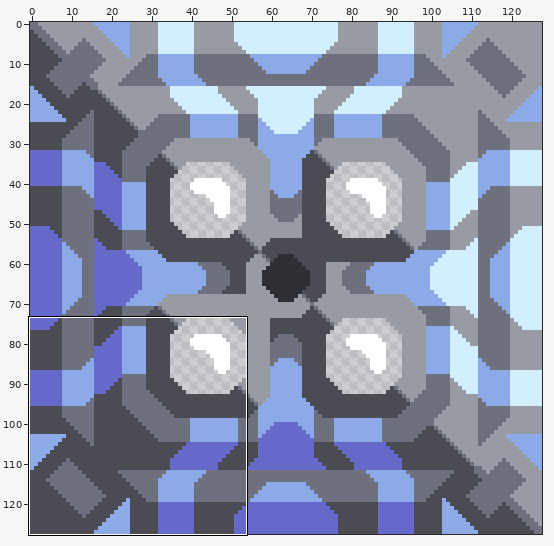
Sprite sheet, stored at sprites/blocks/production/advanced-vanilla/atmospheric-extractor.png. Above: a wide view before the commit, with the close-up outlined.
Close-up. The starting point:
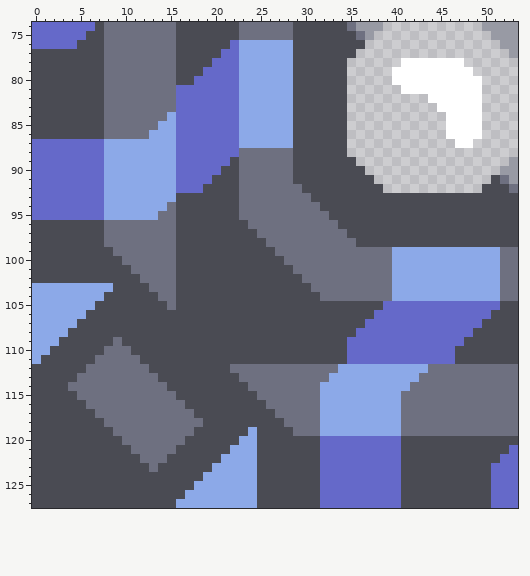
The file is 128x128 pixels. Shown: x 0..53, y 74..127. The commit also changed other parts of the picture, which this record leaves out.
After the commit:
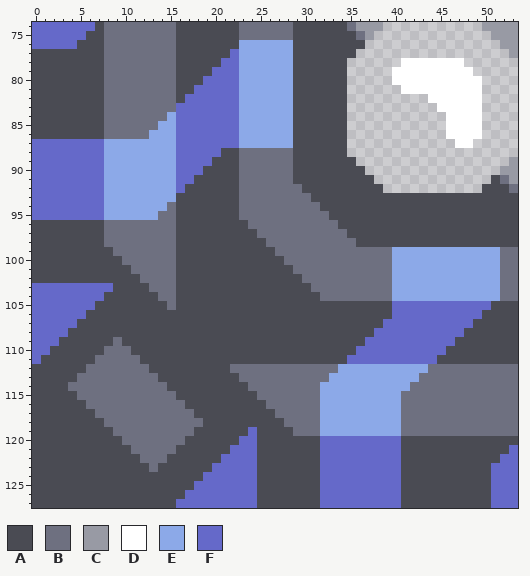
Palette (. is transparent): A #4a4b53  B #6e7080  C #989aa4  D #ffffff  E #8ca9e8  F #6569c9
The edit:
y 76: x 22 F -> A
y 77: x 21 F -> A
y 78: x 20 F -> A
y 79: x 19 F -> A
y 80: x 18 F -> A
y 81: x 16..17 FF -> AA
y 82: x 16 F -> A
y 88: x 21..22 FF -> AA
y 89: x 20..21 FF -> AA
y 90: x 19..20 FF -> AA
y 91: x 18..19 FF -> AA
y 92: x 17..18 FF -> AA
y 103: x 0..8 EEEEEEEEE -> FFFFFFFFF
y 104: x 0..7 EEEEEEEE -> FFFFFFFF
y 105: x 0..6 EEEEEEE -> FFFFFFF; x 39 F -> A; x 51 F -> A
y 106: x 0..5 EEEEEE -> FFFFFF; x 38..39 FF -> AA; x 50 F -> A
y 107: x 0..4 EEEEE -> FFFFF; x 37..38 FF -> AA; x 49 F -> A
y 108: x 0..3 EEEE -> FFFF; x 36..37 FF -> AA; x 48 F -> A
y 109: x 0..2 EEE -> FFF; x 35..36 FF -> AA; x 47 F -> A
y 110: x 0..1 EE -> FF; x 35 F -> A; x 46 F -> A
y 111: x 0 E -> F; x 45..46 FF -> AA
y 119: x 24 E -> F
y 120: x 23..24 EE -> FF
y 121: x 22..24 EEE -> FFF
y 122: x 21..24 EEEE -> FFFF
y 123: x 20..24 EEEEE -> FFFFF
y 124: x 19..24 EEEEEE -> FFFFFF
y 125: x 18..24 EEEEEEE -> FFFFFFF
y 126: x 17..24 EEEEEEEE -> FFFFFFFF
y 127: x 16..24 EEEEEEEEE -> FFFFFFFFF
